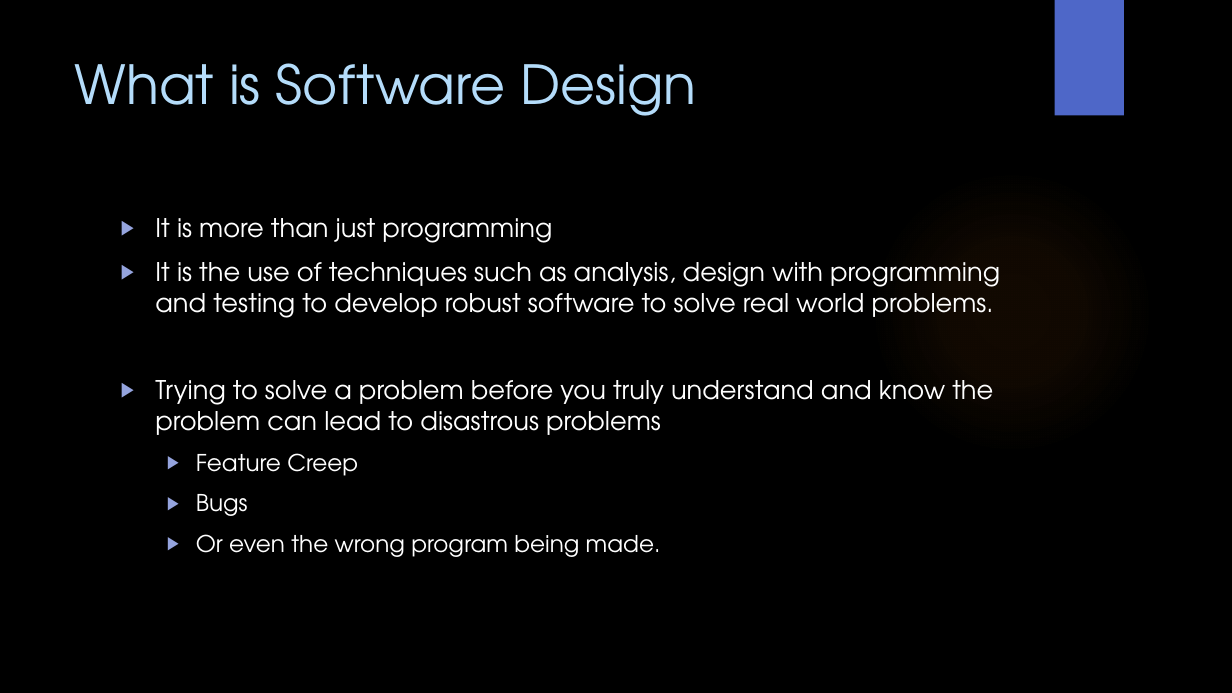
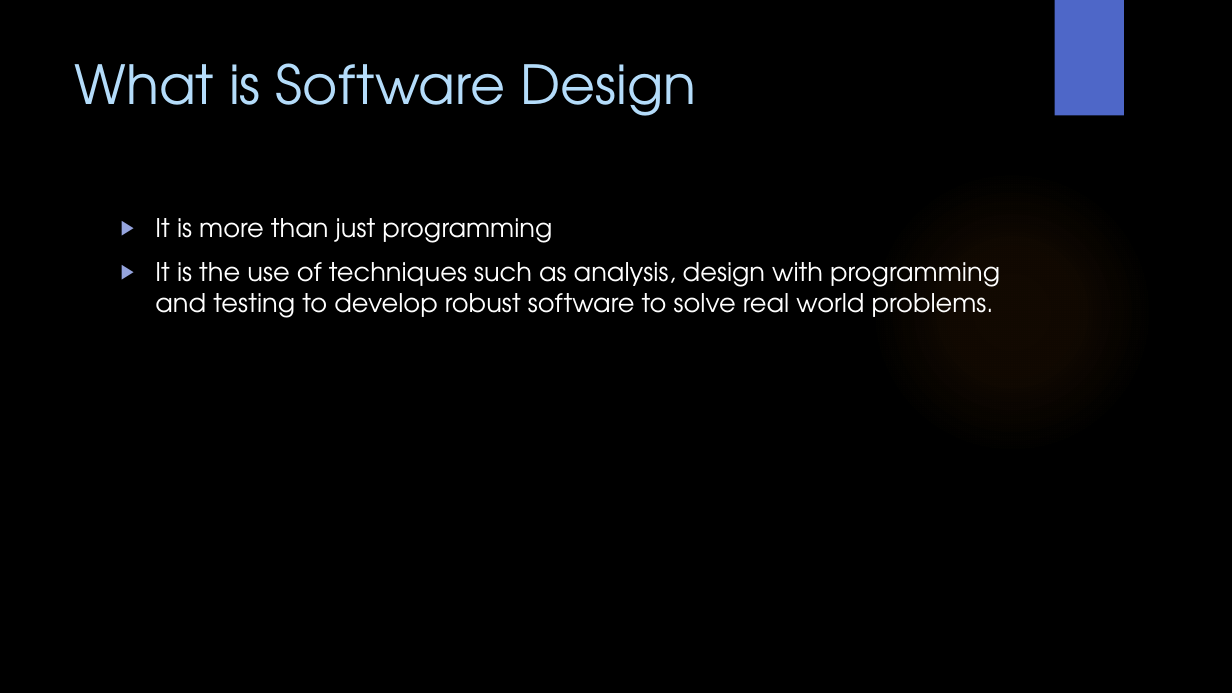
Before and after one commit to WitsSoftDev/SoftDev2016, a slide deck: slide 7 of Session 1/Softdev Session 1 2016.pptx. Drawn at 1232x693 pixels with LibreOffice and Linux fonts; fonts in the diff are those of the drawing; background and template pictures are left out. Boxes give left, top, right and bottom in pixels: in the first picture for what was removed or moved away, otherwise in the second. Text is boxed around its words. In the diff, an @@ line names an element or a change of style, - is before the commit and + after.

```diff
--- a/Session 1/Softdev Session 1 2016.pptx
+++ b/Session 1/Softdev Session 1 2016.pptx
@@ text at bbox=[155, 380, 993, 557]: paragraphs removed @@
-▶ Trying to solve a problem before you truly understand and know the problem can lead to disastrous problems
-  ▶ Feature Creep
-  ▶ Bugs
-  ▶ Or even the wrong program being made.
```
Also in this commit, not shown: 5 other slides changed, 2 slides added, 3 slides removed.
